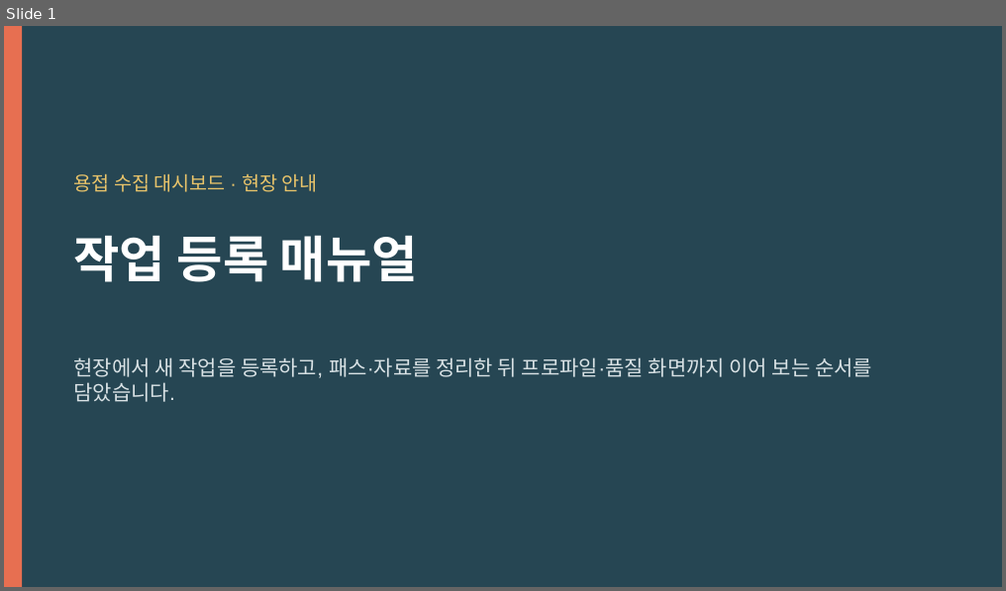
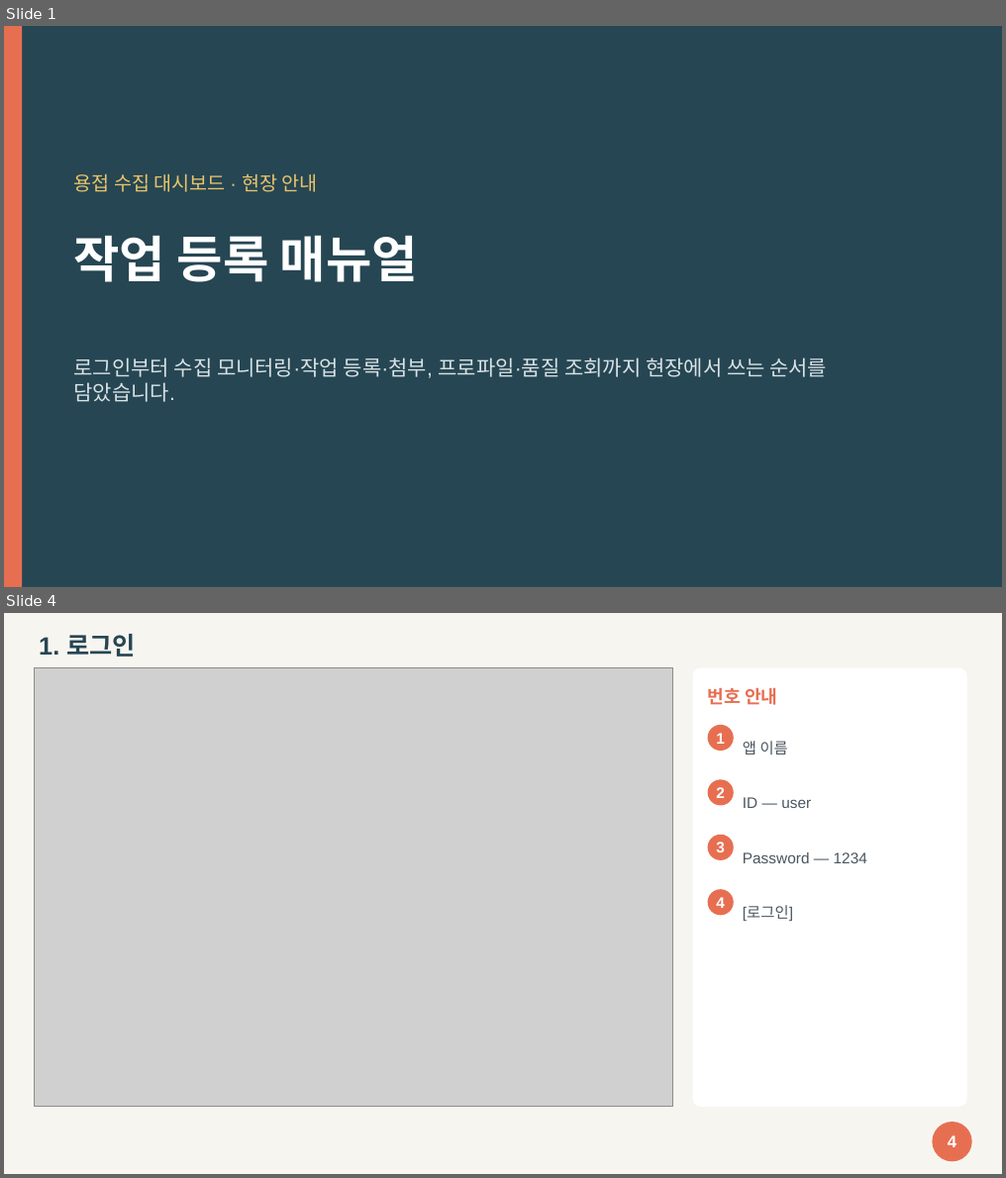
Before and after one commit to geosoft-shcho/weld-dashboard, a slide deck: docs/2026-10-23/작업_등록_매뉴얼.pptx. Shown one above the other, each under a label of ours: slide 1 before the commit, slides 1 and 4 after it; the slides between them are not shown. The pictures are 1006x591 and 1006x1178 pixels, drawn with LibreOffice and Linux fonts; fonts in the diff are those of the drawing; grey boxes stand for pictures. Boxes give left, top, right and bottom in pixels: in the first picture for what was removed or moved away, otherwise in the second. Text is boxed around its words. In the diff, an @@ line names an element or a change of style, - is before the commit and + after.

```diff
--- a/docs/2026-10-23/작업_등록_매뉴얼.pptx
+++ b/docs/2026-10-23/작업_등록_매뉴얼.pptx
@@ slide 4 added at (4,613,1002,1174), background #F7F5F0 @@
@@ text added at (39,634,136,657), 18 pt, text #264653, bold @@
+1. 로그인
@@ picture added at (34,667,672,1107) @@
@@ rounded rectangle added at (693,667,967,1107), fill #FFFFFF @@
@@ text added at (708,687,777,705), 13 pt, text #E76F51, bold @@
+번호 안내
@@ ellipse added at (708,725,734,751), fill #E76F51 @@
@@ text added at (716,733,725,744), 11 pt, text #FFFFFF, bold @@
+1
@@ text added at (743,741,788,755), 11 pt, text #4A5560 @@
+앱 이름
@@ ellipse added at (708,779,734,806), fill #E76F51 @@
@@ text added at (716,787,725,798), 11 pt, text #FFFFFF, bold @@
+2
@@ text added at (743,797,811,808), 11 pt, text #4A5560 @@
+ID — user
@@ ellipse added at (708,835,734,861), fill #E76F51 @@
@@ text added at (716,842,725,853), 11 pt, text #FFFFFF, bold @@
+3
@@ text added at (743,853,867,863), 11 pt, text #4A5560 @@
+Password — 1234
@@ ellipse added at (708,889,734,915), fill #E76F51 @@
@@ text added at (716,897,725,908), 11 pt, text #FFFFFF, bold @@
+4
@@ text added at (743,906,793,921), 11 pt, text #4A5560 @@
+[로그인]
@@ ellipse added at (932,1122,972,1161), fill #E76F51 @@
@@ text added at (947,1136,956,1148), 12 pt, text #FFFFFF, bold @@
+4
@@ slide 1 changed as well @@
@@ text at (74,358,827,402): text changed @@
-현장에서 새 작업을 등록하고, 패스·자료를 정리한 뒤 프로파일·품질 화면까지 이어 보는 순서를 담았습니다.
+로그인부터 수집 모니터링·작업 등록·첨부, 프로파일·품질 조회까지 현장에서 쓰는 순서를 담았습니다.
```
Also in this commit, not shown: 14 other slides changed, 2 other slides added, 1 slide removed, 28 other files.
